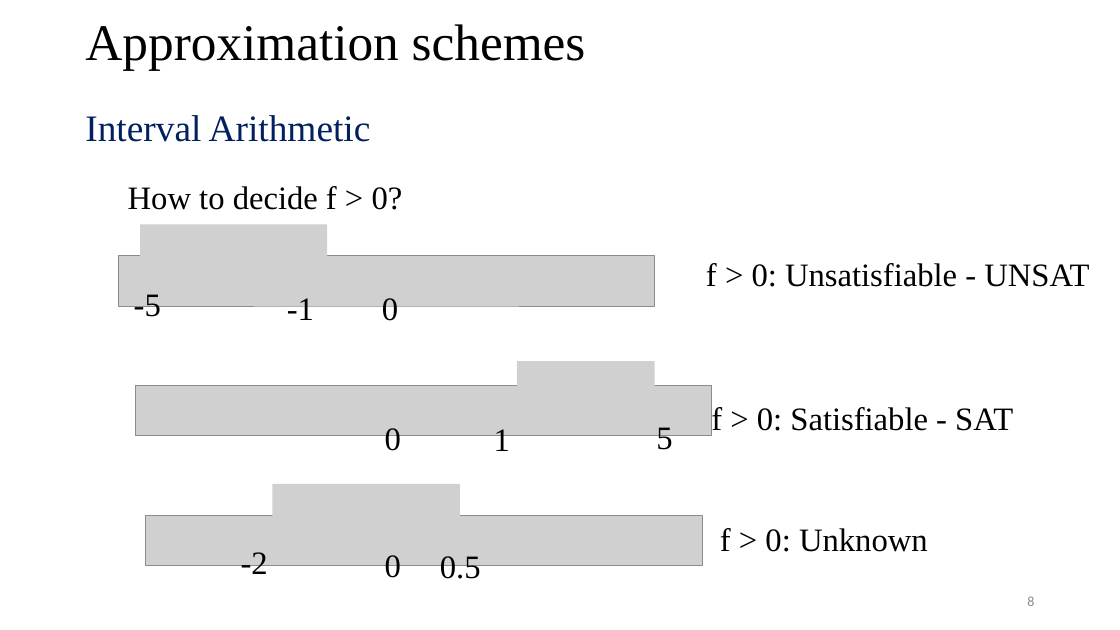
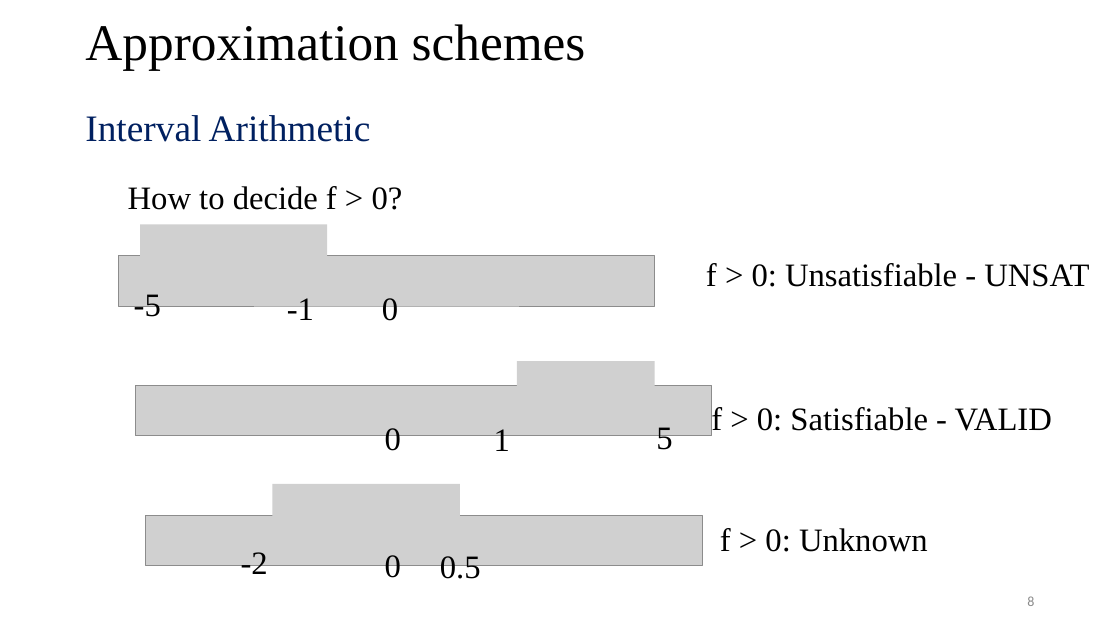
Before and after one commit to tungvx/raSAT, a slide deck: slide 8 of report/thesis/presentation.pptx. Drawn at 1120x630 pixels with LibreOffice and Linux fonts; fonts in the diff are those of the drawing; grey boxes stand for pictures. Boxes give left, top, right and bottom in pixels: in the first picture for what was removed or moved away, otherwise in the second. Text is boxed around its words. In the diff, an @@ line names an element or a change of style, - is before the commit and + after.

```diff
--- a/report/thesis/presentation.pptx
+++ b/report/thesis/presentation.pptx
@@ text at bbox=[711, 404, 1052, 436]: text changed @@
-f > 0: Satisfiable - SAT
+f > 0: Satisfiable - VALID
```
Also in this commit, not shown: 11 other slides changed.
